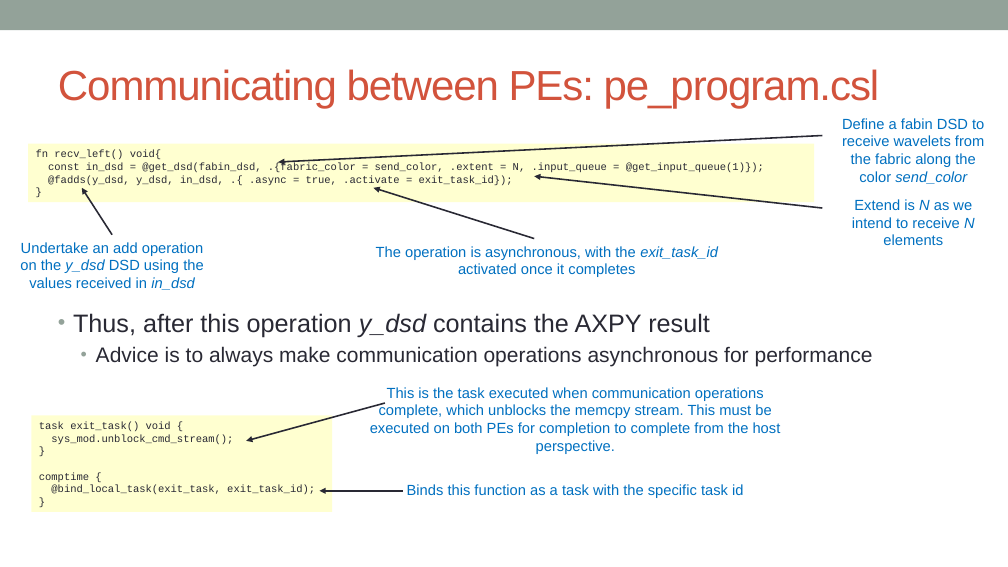
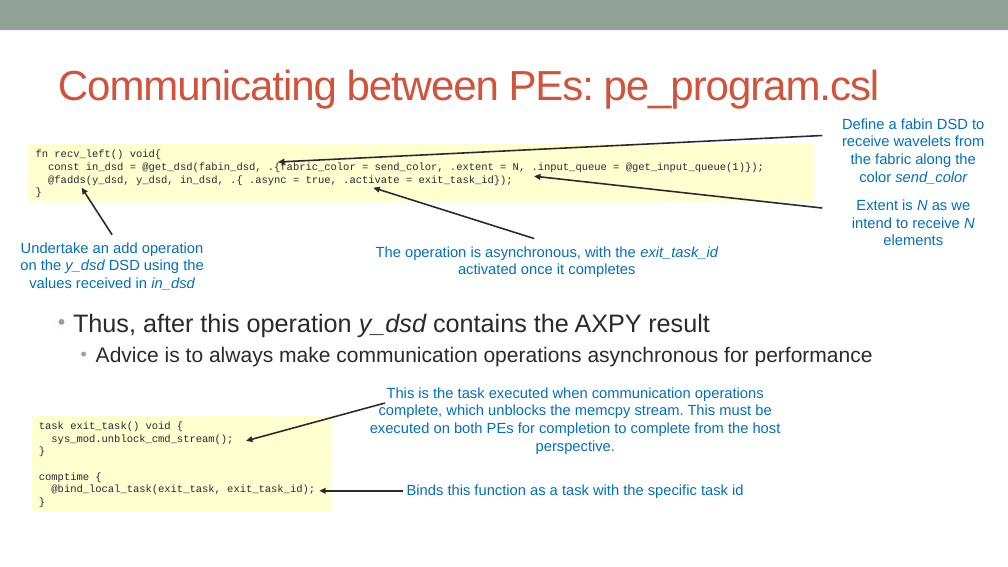
Before and after one commit to EPCCed/cs2-sdk-training, a slide deck: slide 11 of lectures/powerpoints/SDK-walkthrough-part-two.pptx. Drawn at 1008x567 pixels with LibreOffice and Linux fonts; fonts in the diff are those of the drawing. Boxes give left, top, right and bottom in pixels: in the first picture for what was removed or moved away, otherwise in the second. Text is boxed around its words. In the diff, an @@ line names an element or a change of style, - is before the commit and + after.

```diff
--- a/lectures/powerpoints/SDK-walkthrough-part-two.pptx
+++ b/lectures/powerpoints/SDK-walkthrough-part-two.pptx
@@ text at (852,199,975,245): text changed @@
-Extend is N as we intend to receive N elements
+Extent is N as we intend to receive N elements
```
Also in this commit, not shown: 1 other slide changed.
